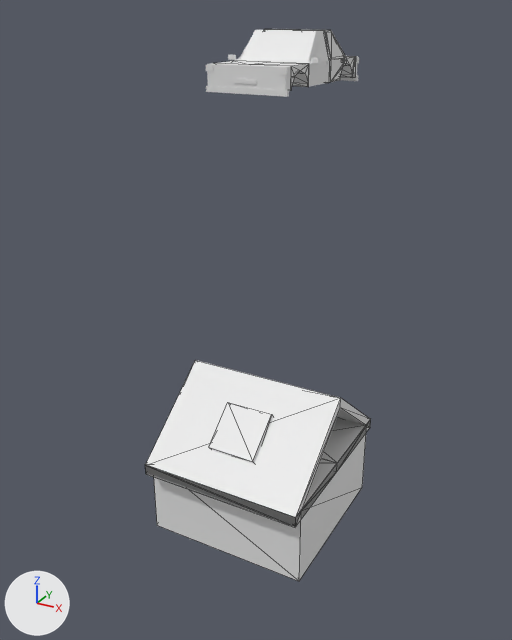
The glTF model PMG/models/ProceduralModels.glb as it was, and as the next commit left it.
Before and after are seen from a camera (50 mm lens) standing at (3.59, -6.74, 5.98) and looking at (0.01, -0.24, 2.73). Lighting does not change. The marker at lower left points along +X, +Y and +Z. The older version comes first. Mesh edges are drawn as thin lines on the coarser meshes. Where no turn or scale is listed for an object, it has been applied to the vertices.

Script lines for the objects in view, before the commit:
```python
me_cube = bpy.data.meshes.new('Cube')
me_cube.from_pydata(...)  # a box spanning x -1.0..1.0, y -1.0..1.0, z 0.0..1.0
me_cube_003 = bpy.data.meshes.new('Cube.003')
me_cube_003.from_pydata(...)  # 99 vertices, 166 faces; spans x -0.284..0.691, y -0.299..0.17, z 0.295..0.779
me_cube_007 = bpy.data.meshes.new('Cube.007')
me_cube_007.from_pydata(...)  # 12 vertices, 22 faces; spans x -1.0..1.0, y -1.1..1.1, z -4.8..10.8
ob_car_3 = bpy.data.objects.new('Car.3', me_cube_003)
ob_car_3.location = (0.0, 0.0, 5.0)
ob_house_body = bpy.data.objects.new('House.Body', me_cube)
ob_house_body.location = (0.0, -0.01, -0.04)
ob_house_roof_slanted = bpy.data.objects.new('House.Roof.Slanted', me_cube_007)
ob_house_roof_slanted.location = (0.0, -0.01, 1.15)
ob_house_roof_slanted.scale = (1.0, 1.0, 0.0664)
# also in view: 'Car.1' at (0.2, -0.74, 5.38); 'House.Roof.Flat' at (0.0, -0.01, 0.91); 'House.Window' at (0.0, -0.58, 1.41); 'Car.5' at (0.2, 0.52, 5.54); 'Car.2' at (0.2, -0.49, 5.4)
```
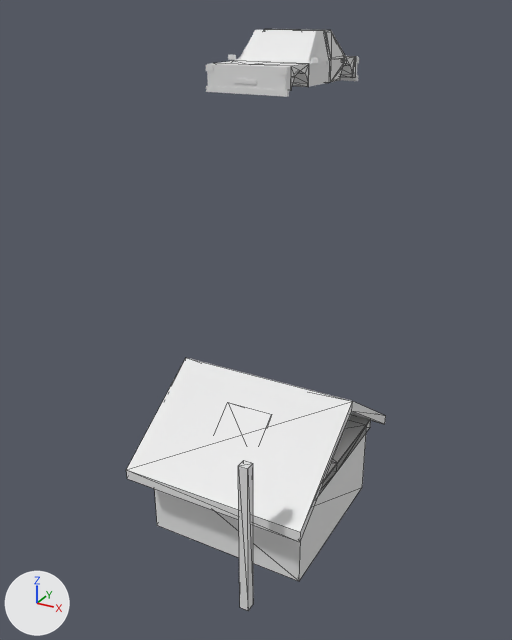
Scene script edits in JSON lines:
```json
{"op": "add", "block": "me_cube_010", "code": ["me_cube_010 = bpy.data.meshes.new('Cube.010')", "me_cube_010.from_pydata(...)  # a box spanning x -0.05..0.05, y -0.05..0.05, z 0.0..1.86"]}
{"op": "set", "path": "ob_house_roof_slanted.scale", "old": "(1.0, 1.0, 0.0664)", "new": "(1.14, 1.16, 0.0664)"}
{"op": "add", "block": "ob_house_light", "code": ["ob_house_light = bpy.data.objects.new('House.Light', me_cube_010)", "ob_house_light.location = (0.65, -1.61, -0.04)"]}
```

What differs and where, as boxes [x1, y1, x2, y2] in the pictures (512 x 640 px):
```json
{"object": "House.Roof.Slanted", "change": "rescaled", "before": [145, 360, 371, 528], "after": [126, 358, 386, 542], "on screen": "15% wider, 9% taller"}
{"object": "House.Light", "change": "added", "after": [238, 460, 253, 611]}
{"object": "House.Roof.Flat", "change": "unchanged, covered by the edit", "before": [145, 417, 371, 527], "after": [320, 415, 371, 494]}
{"object": "House.Window", "change": "unchanged, covered by the edit", "before": [209, 402, 273, 462], "after": [221, 402, 272, 430]}
```
